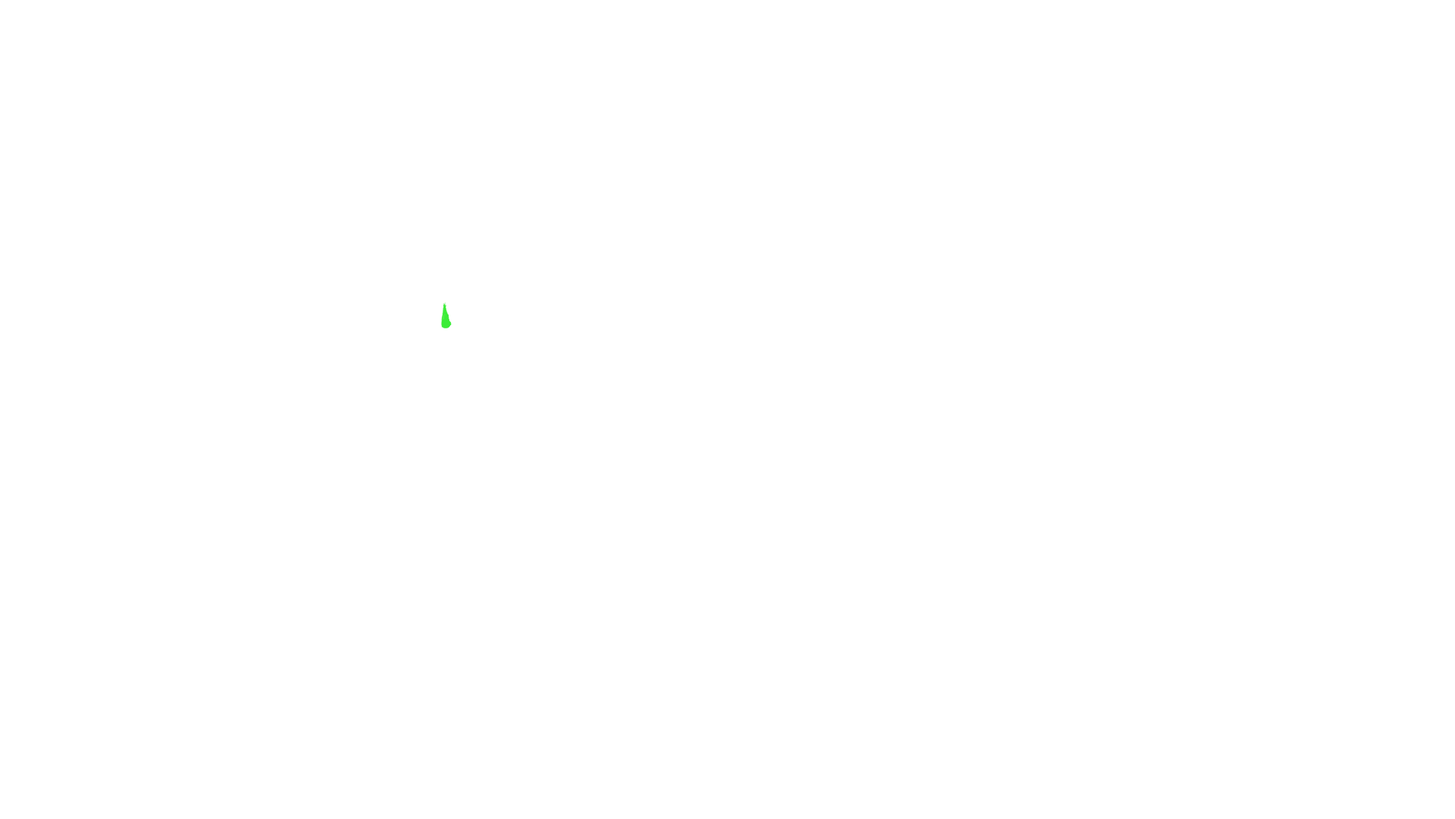
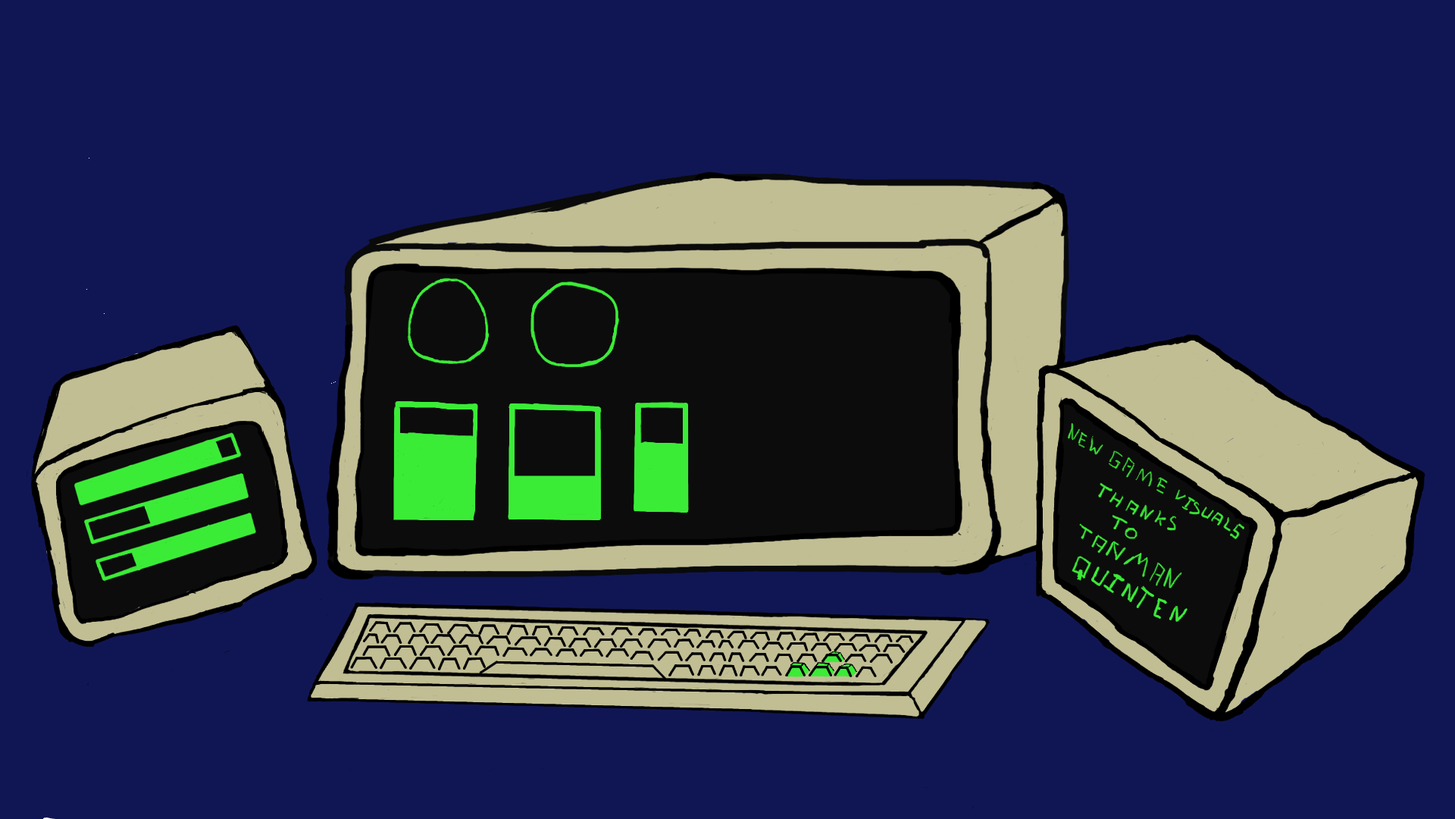
Revision of a layered 1455px x 819px image; what changed, layer by layer:
showed group "Side TV B" (4 layers) over [1035, 320, 1426, 734]
showed "Main TV" over [324, 171, 1103, 580]
showed "Circle Dial 1" over [407, 277, 490, 364]
hid "Dial Dial 1" over [440, 302, 452, 329]
showed "Circle Dial 2" over [530, 281, 620, 367]
showed "Main TV Test Dials", painted on it over [390, 290, 693, 523]
showed "Main TV Screen" over [354, 266, 963, 557]
showed "Main TV Color" over [331, 174, 1069, 576]
showed group "Side TV A" (4 layers) over [26, 324, 325, 702]
painted on "Side TV A PlaceHolder Dials" over [74, 432, 257, 581]
showed group "KeyBoard" (3 layers) over [304, 601, 1000, 810]
painted on "KeyBoard Outlide" over [304, 601, 992, 721]
painted on "KeyBoard HighLight" over [786, 650, 863, 683]
painted on "KeyBoard Color" over [317, 606, 989, 718]
showed "Background", painted on it over [0, 0, 1455, 819]
